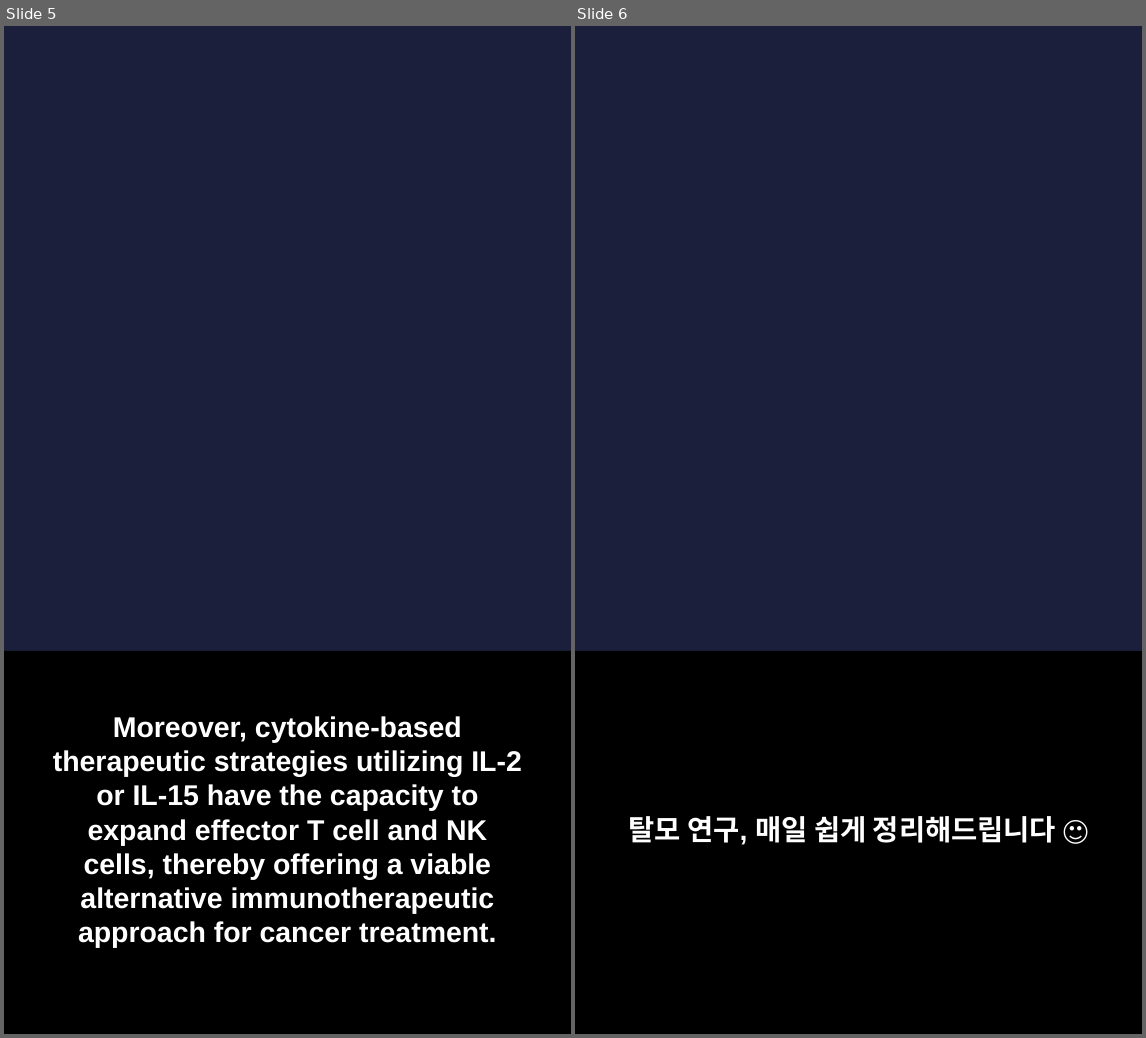
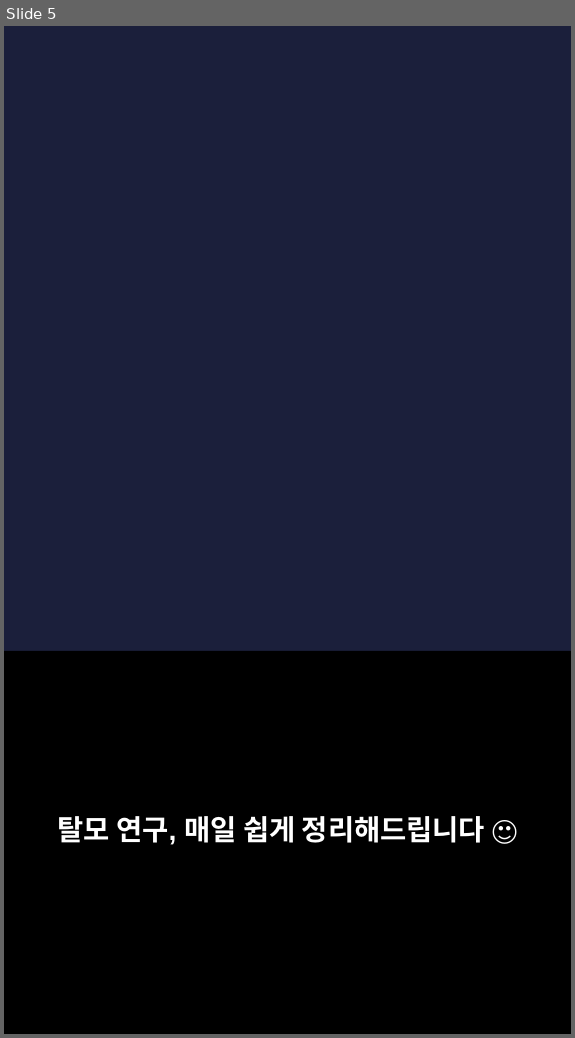
Before and after one commit to hyokang2010-BJ-ANTH/product-builder-test, a slide deck: data/2026-09-11/slides.pptx. Shown side by side, each under a label of ours: slides 5 and 6 before the commit, slide 5 after it. The pictures are 1146x1038 and 575x1038 pixels, drawn with LibreOffice and Linux fonts; fonts in the diff are those of the drawing; background and template pictures are left out. Boxes give left, top, right and bottom in pixels: in the first picture for what was removed or moved away, otherwise in the second. Text is boxed around its words. In the diff, an @@ line names an element or a change of style, - is before the commit and + after.

```diff
--- a/data/2026-09-11/slides.pptx
+++ b/data/2026-09-11/slides.pptx
@@ slide 5 removed at box(4, 26, 571, 1034), background picture (left out) @@
@@ rectangle removed at box(4, 651, 571, 1033) @@
@@ text removed at box(53, 716, 522, 948) @@
-Moreover, cytokine-based therapeutic strategies utilizing IL-2 or IL-15 have the capacity to expand effector T cell and NK cells, thereby offering a viable alternative immunotherapeutic approach for cancer treatment.
@@ what was slide 6 is now slide 5 @@
```
Also in this commit, not shown: 2 slides changed, 3 slides added, 3 other slides removed, 23 other files.
